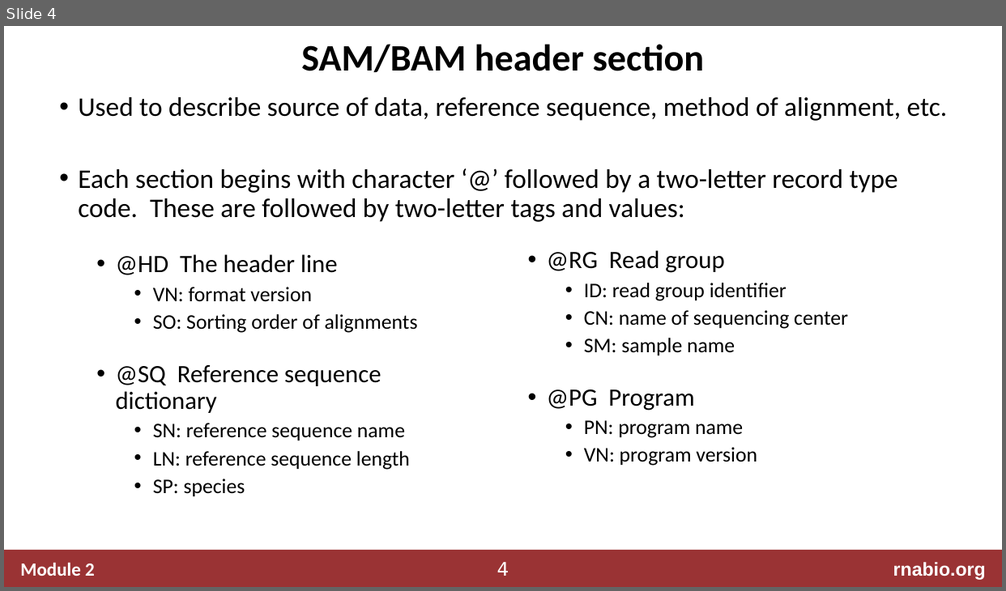
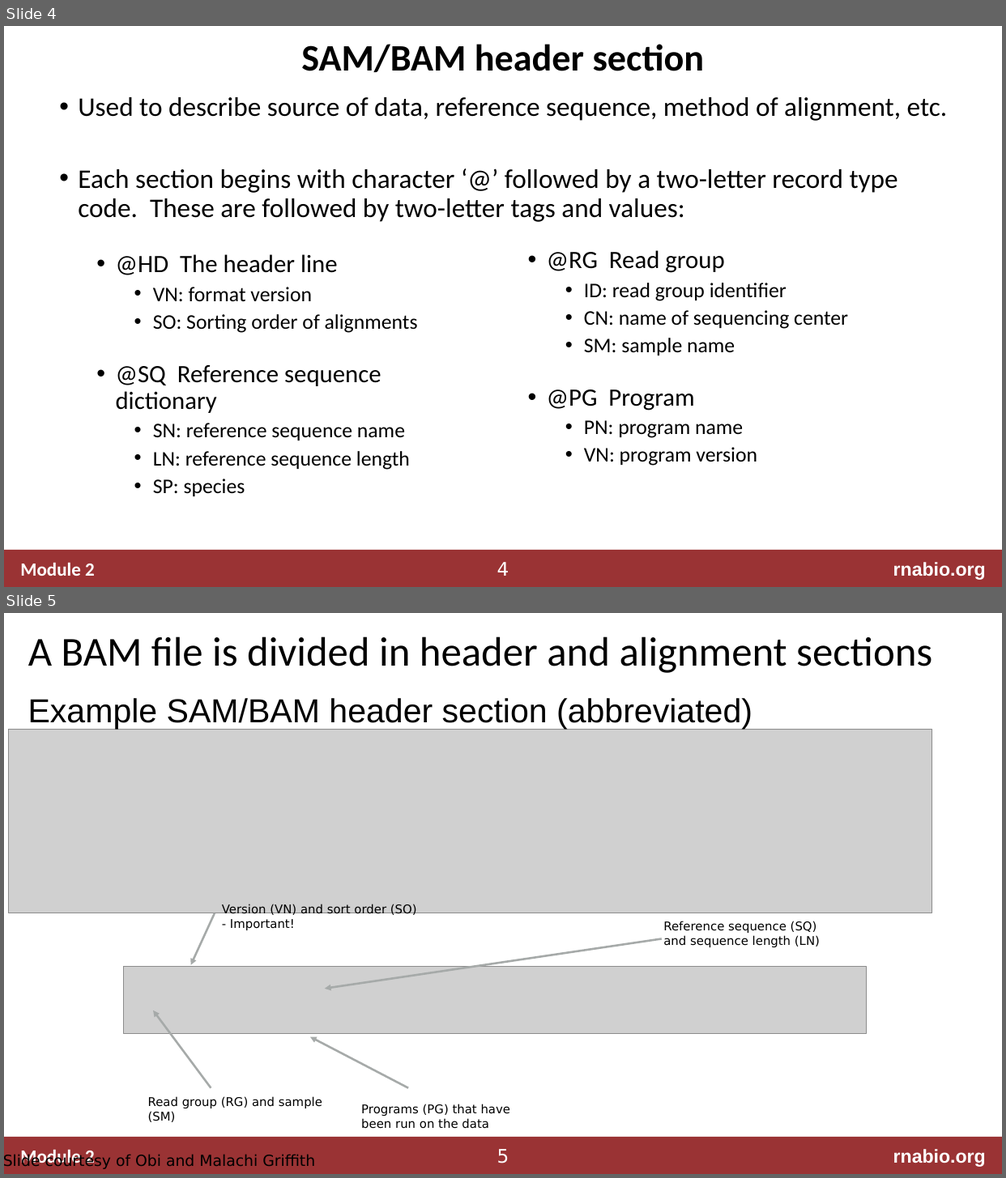
Before and after one commit to griffithlab/rnabio.org, a slide deck: assets/lectures/cshl/2020/mini/RNASeq_MiniLecture_02_03_SAM_BAM_BED.pptx. Shown one above the other, each under a label of ours: slide 4 before the commit, slides 4 and 5 after it. The pictures are 1006x591 and 1006x1178 pixels, drawn with LibreOffice and Linux fonts; fonts in the diff are those of the drawing; grey boxes stand for pictures. Boxes give left, top, right and bottom in pixels: in the first picture for what was removed or moved away, otherwise in the second. Text is boxed around its words. In the diff, an @@ line names an element or a change of style, - is before the commit and + after.

```diff
--- a/assets/lectures/cshl/2020/mini/RNASeq_MiniLecture_02_03_SAM_BAM_BED.pptx
+++ b/assets/lectures/cshl/2020/mini/RNASeq_MiniLecture_02_03_SAM_BAM_BED.pptx
@@ slide 5 added at [4,613,1002,1174], background #FFFFFF; not listed: 4 template elements that a slide beside it also shows @@
@@ title added at [28,636,932,673], 39.6 pt, text #000000 @@
+A BAM file is divided in header and alignment sections
@@ text added at [28,698,752,729], 32 pt, text #000000 @@
+Example SAM/BAM header section (abbreviated)
@@ picture added at [9,729,931,914] @@
@@ group added at [124,904,867,1129]: 4 texts, 4 arrows, 1 picture @@
+Version (VN) and sort order (SO) - Important!
+Reference sequence (SQ)
+and sequence length (LN)
+Read group (RG) and sample (SM)
+Programs (PG) that have been run on the data
@@ text added at [116,1154,315,1166], 14.7 pt, text #000000 @@
+Slide courtesy of Obi and Malachi Griffith
```
Also in this commit, not shown: 2 slides changed, 3 other slides added, 4 other files.
